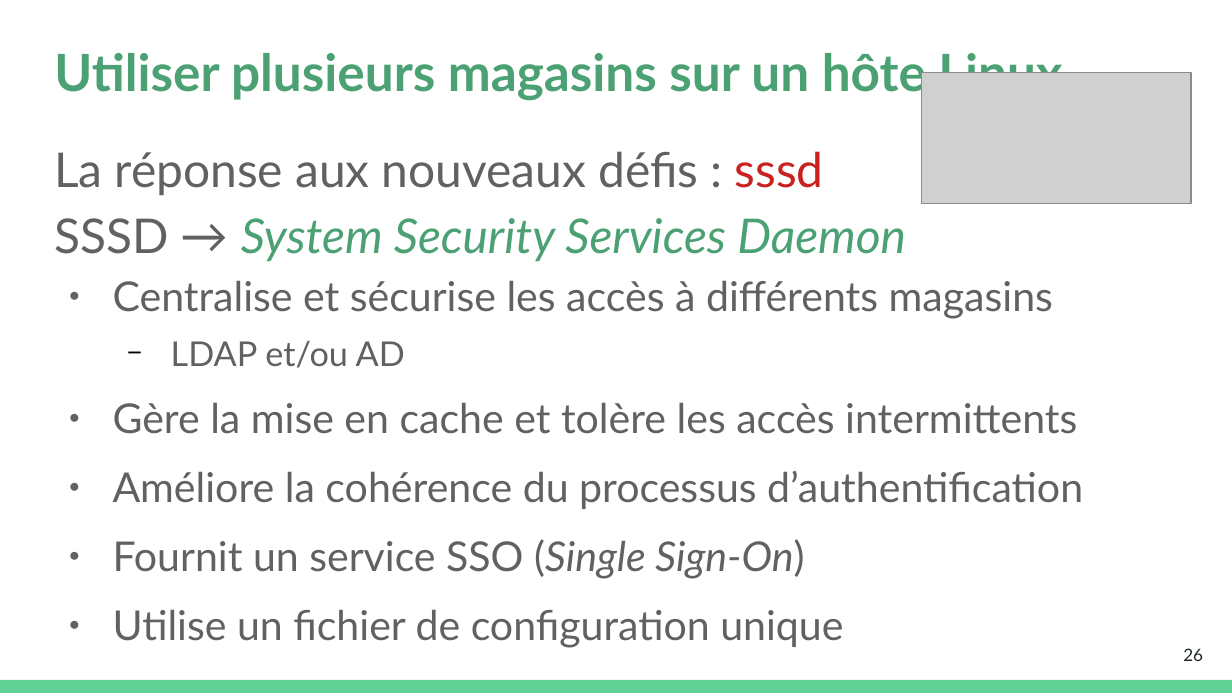
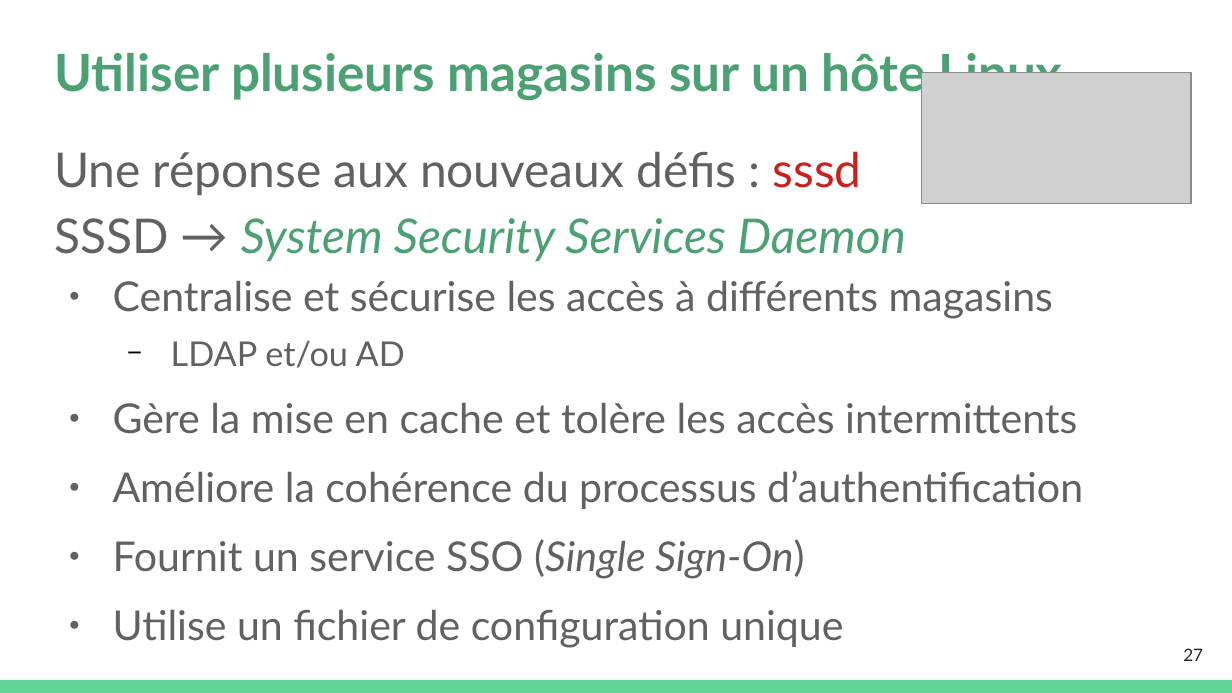
Before and after one commit to platu/inetdoc, a slide deck: slide 27 of presentations/asr-c3/c3-m1-asr.odp (slide 26 before the commit). Drawn at 1232x693 pixels with LibreOffice and Linux fonts; fonts in the diff are those of the drawing; grey boxes stand for pictures. Boxes give left, top, right and bottom in pixels: in the first picture for what was removed or moved away, otherwise in the second. Text is boxed around its words. In the diff, an @@ line names an element or a change of style, - is before the commit and + after.

```diff
--- a/presentations/asr-c3/c3-m1-asr.odp
+++ b/presentations/asr-c3/c3-m1-asr.odp
@@ text at (x1=54, y1=151, x2=906, y2=261): text changed @@
-La réponse aux nouveaux défis : sssd
-SSSD → System Security Services Daemon
+Une réponse aux nouveaux défis : sssd
+SSSD → System Security Services Daemon
@@ page number at (x1=1183, y1=648, x2=1203, y2=661): text changed @@
-26
+27
```
Also in this commit, not shown: 5 other slides changed, 4 slides added, 3 other files.
